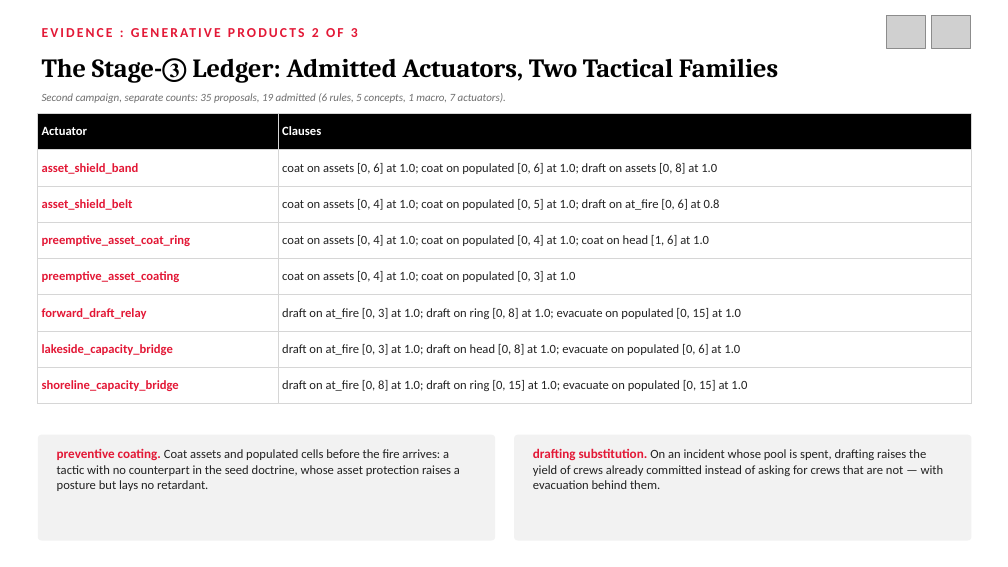
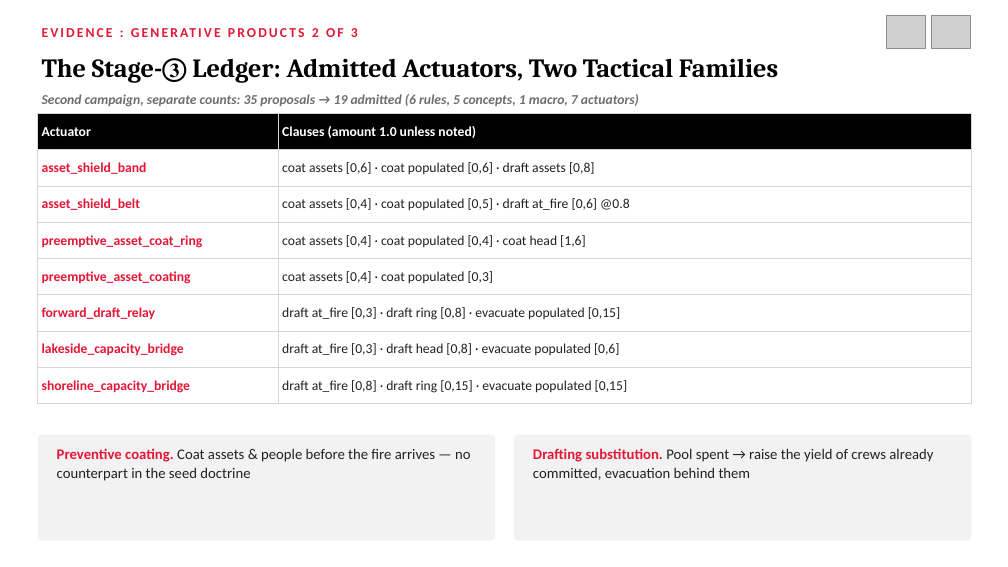
Before and after one commit to northwind13/Enhanced_DSS, a slide deck: slide 65 of 01_Thesis/DisasterAware_Presentation.pptx (slide 80 before the commit). Drawn at 1008x567 pixels with LibreOffice and Linux fonts; fonts in the diff are those of the drawing; grey boxes stand for pictures. Boxes give left, top, right and bottom in pixels: in the first picture for what was removed or moved away, otherwise in the second. Text is boxed around its words. In the diff, an @@ line names an element or a change of style, - is before the commit and + after.

```diff
--- a/01_Thesis/DisasterAware_Presentation.pptx
+++ b/01_Thesis/DisasterAware_Presentation.pptx
@@ table at [38,113,972,404] @@
-row 1, column 2: Clauses
+row 1, column 2: Clauses (amount 1.0 unless noted)
-row 2, column 2: coat on assets [0, 6] at 1.0; coat on populated [0, 6] at 1.0; draft on assets [0, 8] at 1.0
+row 2, column 2: coat assets [0,6] · coat populated [0,6] · draft assets [0,8]
-row 3, column 2: coat on assets [0, 4] at 1.0; coat on populated [0, 5] at 1.0; draft on at_fire [0, 6] at 0.8
+row 3, column 2: coat assets [0,4] · coat populated [0,5] · draft at_fire [0,6] @0.8
-row 4, column 2: coat on assets [0, 4] at 1.0; coat on populated [0, 4] at 1.0; coat on head [1, 6] at 1.0
+row 4, column 2: coat assets [0,4] · coat populated [0,4] · coat head [1,6]
-row 5, column 2: coat on assets [0, 4] at 1.0; coat on populated [0, 3] at 1.0
+row 5, column 2: coat assets [0,4] · coat populated [0,3]
-row 6, column 2: draft on at_fire [0, 3] at 1.0; draft on ring [0, 8] at 1.0; evacuate on populated [0, 15] at 1.0
+row 6, column 2: draft at_fire [0,3] · draft ring [0,8] · evacuate populated [0,15]
-row 7, column 2: draft on at_fire [0, 3] at 1.0; draft on head [0, 8] at 1.0; evacuate on populated [0, 6] at 1.0
+row 7, column 2: draft at_fire [0,3] · draft head [0,8] · evacuate populated [0,6]
-row 8, column 2: draft on at_fire [0, 8] at 1.0; draft on ring [0, 15] at 1.0; evacuate on populated [0, 15] at 1.0
+row 8, column 2: draft at_fire [0,8] · draft ring [0,15] · evacuate populated [0,15]
@@ size 12 to 13 pt in "Actuator", "asset_shield_band", "asset_shield_belt", "preemptive_asset_coat_ring" and 4 more places @@
@@ text at [42,94,639,106]: text changed; size 10.5 to 13 pt; bold on @@
-Second campaign, separate counts: 35 proposals, 19 admitted (6 rules, 5 concepts, 1 macro, 7 actuators).
+Second campaign, separate counts: 35 proposals → 19 admitted (6 rules, 5 concepts, 1 macro, 7 actuators)
@@ text at [57,448,470,481]: text changed; size 12 to 14 pt @@
-preventive coating. Coat assets and populated cells before the fire arrives: a tactic with no counterpart in the seed doctrine, whose asset protection raises a posture but lays no retardant.
+Preventive coating. Coat assets & people before the fire arrives — no counterpart in the seed doctrine
@@ text at [533,448,933,480]: text changed; size 12 to 14 pt @@
-drafting substitution. On an incident whose pool is spent, drafting raises the yield of crews already committed instead of asking for crews that are not — with evacuation behind them.
+Drafting substitution. Pool spent → raise the yield of crews already committed, evacuation behind them
```
Also in this commit, not shown: 56 other slides changed, 6 slides added, 22 slides removed, 1 other file.
